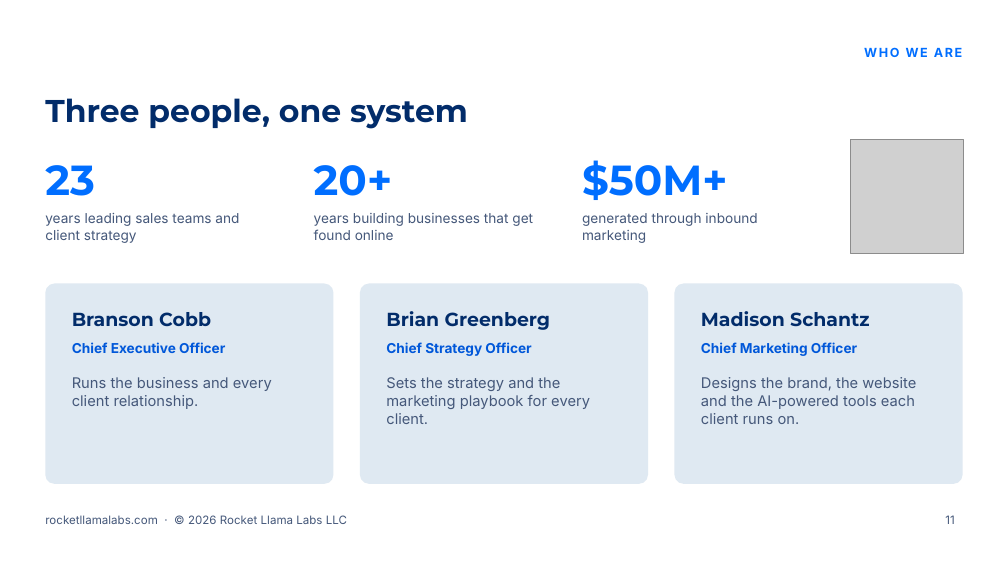
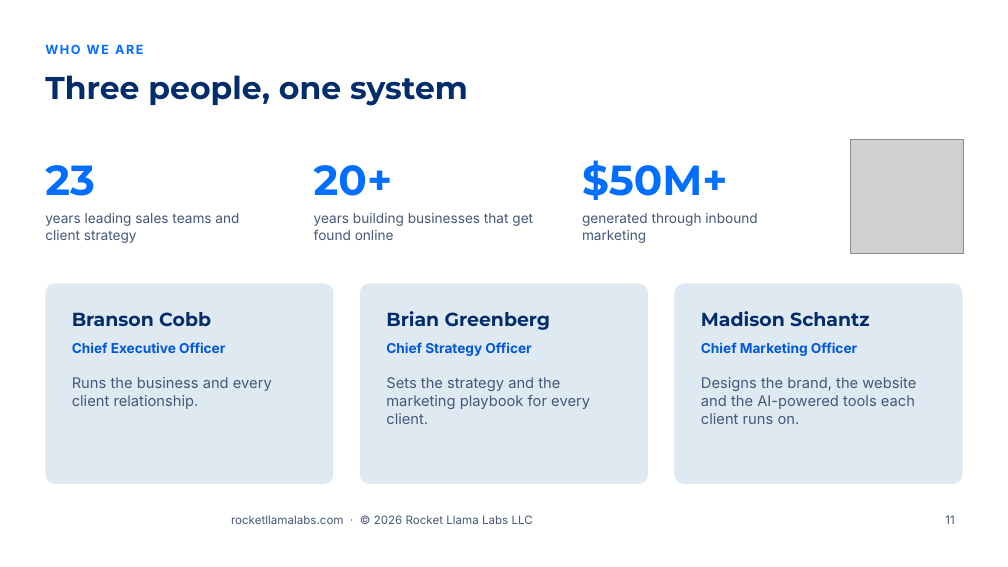
Before and after one commit to RocketLlamaLabs/rocketllama-website, a slide deck: slide 11 of public/slides/v1/rocket-llama-labs-sales-presentation-v1.pptx. Drawn at 1008x567 pixels with LibreOffice and Linux fonts; fonts in the diff are those of the drawing; grey boxes stand for pictures; background and template pictures are left out. Boxes give left, top, right and bottom in pixels: in the first picture for what was removed or moved away, otherwise in the second. Text is boxed around its words. In the diff, an @@ line names an element or a change of style, - is before the commit and + after.

```diff
--- a/public/slides/v1/rocket-llama-labs-sales-presentation-v1.pptx
+++ b/public/slides/v1/rocket-llama-labs-sales-presentation-v1.pptx
@@ text "WHO WE ARE": place and size @@
-text "WHO WE ARE" at (864,47,962,57)
+text "WHO WE ARE" at (45,44,143,54)
@@ text "WHO WE ARE" at (45,44,143,54): alignment right to left @@
@@ title "Three people, one system": place and size @@
-title "Three people, one system" at (45,98,468,129)
+title "Three people, one system" at (45,75,468,106)
@@ text "rocketllamalabs.com · © 2026 Rocket ...": place and size @@
-text "rocketllamalabs.com · © 2026 Rocket ..." at (45,515,347,524)
+text "rocketllamalabs.com · © 2026 Rocket ..." at (231,515,533,524)
```
Also in this commit, not shown: 11 other slides changed, 12 other files.
